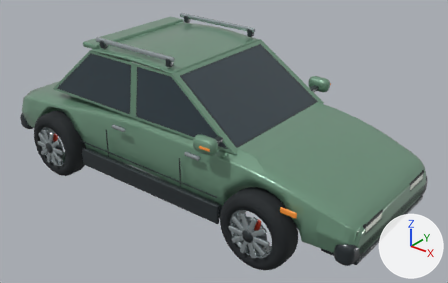
The glTF model ai_builder/static/models/city-suv-v1.glb: old version first, new version second.
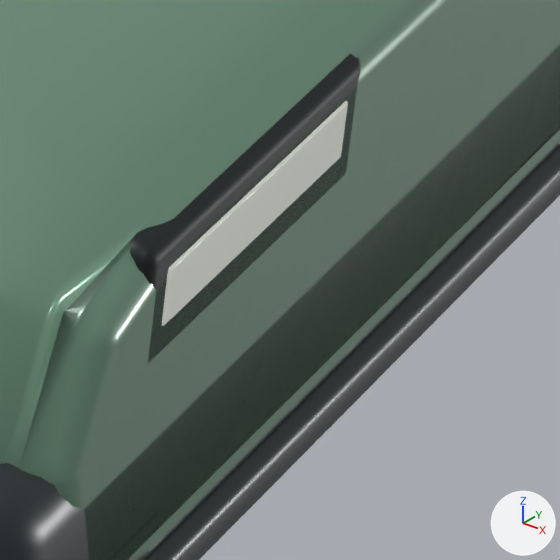
The first picture shows the older version from a camera (50 mm lens) standing at (4.41, -5.1, 3.83) and looking at (0.29, 0.04, 0.64). The close-ups show the older and then the newer version on the part from 79% to 89% of the width and 72% to 89% of the height of that picture. Only the edits that show in the close-ups are written down. Arrows for +X, +Y and +Z are at lower right; the lights stay in place. Where no turn or scale is listed for an object, it has been applied to the vertices.

The first close-up shows 'Front energy-absorbing bumper', 'Front splitter', 'Projector LED', 'Projector headlamp housing', 'Sculpted one-piece painted body'.
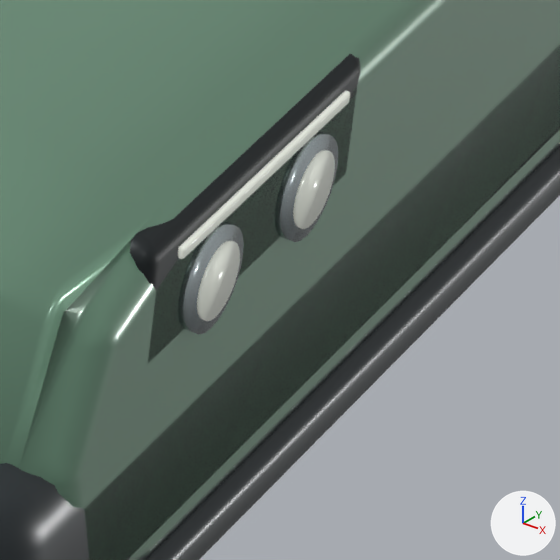
Location of each change, [x1, y1, x2, y2] in pixels of the close-ups (560 x 560 px):
'Projector LED', deleted: before [162, 101, 348, 326]
'Upper daytime running light', added: after [177, 91, 350, 259]
'Round projector bezel', added: after [178, 221, 244, 335]
'Round projector bezel.001', added: after [275, 131, 338, 242]
'Recessed projector lens', added: after [197, 240, 240, 321]
'Recessed projector lens.001', added: after [293, 150, 335, 229]

What the commit changed:
Mesh me_cube_204 is new.
It has 96 vertices, 188 faces and spans x -0.003..0.003, y -0.145..0.145, z -0.006..0.006.
It uses material mat_led_projector_lens (white #f0f5ea, glowing grey #6e716b).
Mesh me_cylinder_031 is new.
It is a 24-sided cylinder along x spanning x -0.002..0.002, y -0.033..0.033, z -0.033..0.033.
It uses material mat_led_projector_lens (white #f0f5ea, glowing grey #6e716b).
Mesh me_cylinder_030 is new.
It is a 24-sided cylinder along x spanning x -0.007..0.007, y -0.045..0.045, z -0.045..0.045.
It uses material mat_forged_satin_alloy (light grey #bcc7ca).
Object 'Projector LED' (ob_projector_led) is deleted.
Object 'Upper daytime running light' (ob_upper_daytime_running_light) is new; it shows me_cube_204.
Its location is (2.479, -0.485, 0.707).
Object 'Recessed projector lens.001' (ob_recessed_projector_lens_001) is new; it shows me_cylinder_031.
Its location is (2.486, -0.402, 0.653).
Object 'Round projector bezel.001' (ob_round_projector_bezel_001) is new; it shows me_cylinder_030.
Its location is (2.478, -0.402, 0.653).
Object 'Recessed projector lens' (ob_recessed_projector_lens) is new; it shows a copy of me_cylinder_031.
Its location is (2.486, -0.568, 0.653).
Object 'Round projector bezel' (ob_round_projector_bezel) is new; it shows a copy of me_cylinder_030.
Its location is (2.478, -0.568, 0.653).
